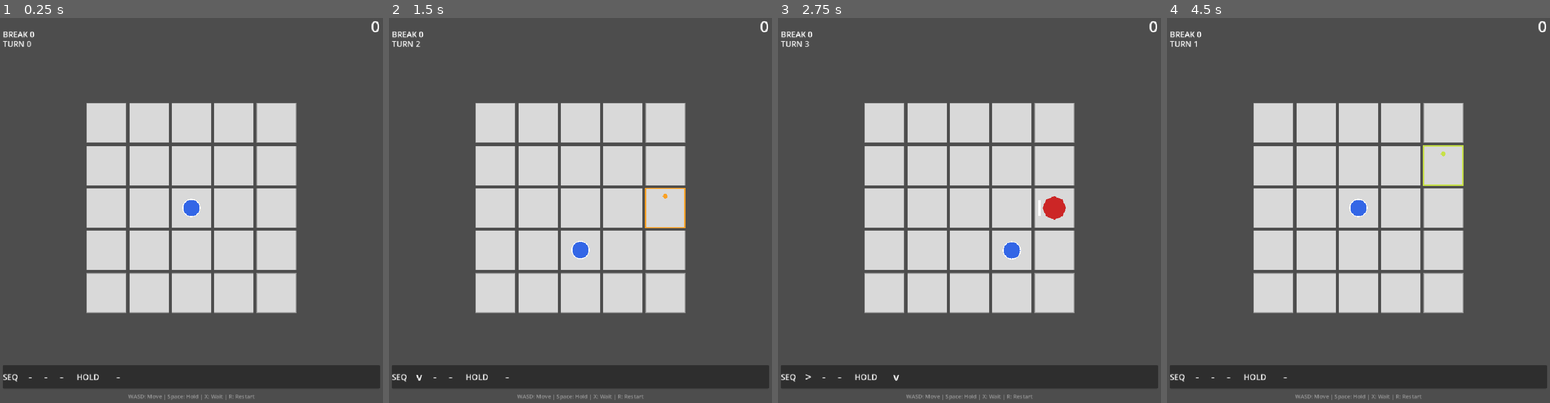
Above: before the commit, frames 1-4 (left to right).
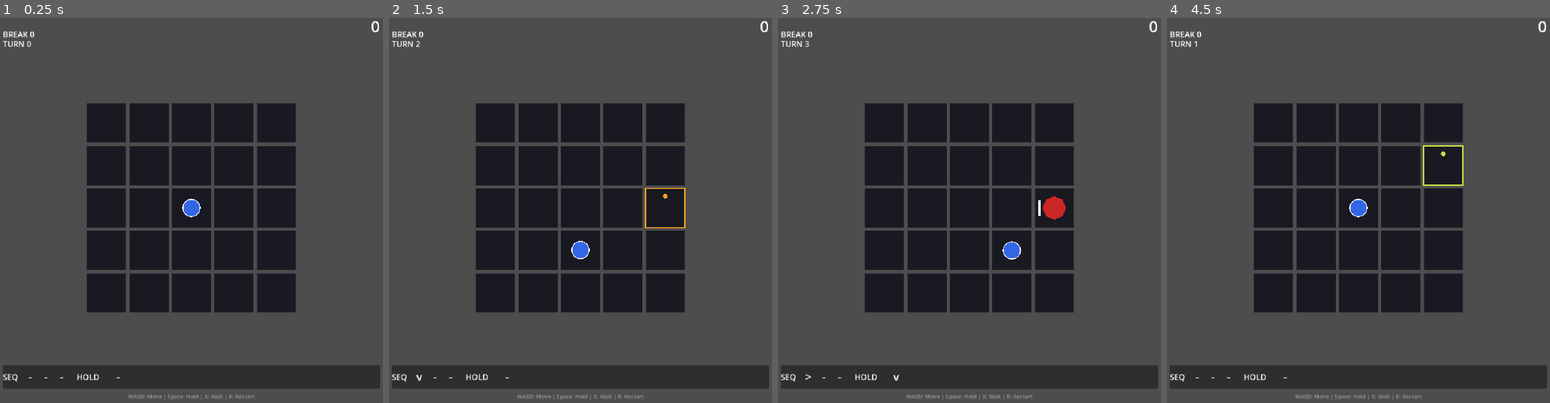
Above: after the commit, the same moments.

Repository: Periodev/DIR
Game: Godot game, scene res://main.tscn
The game is run twice, just before and just after one commit, with the same random seed, the same clock (stepped at 60 frames per second) and the same inputs.
Inputs:
- Up to frame 1 (0.25 s): no input
- Up to frame 2 (1.5 s): tap Enter at 0.5 s; hold Right 0.53-1.28 s; tap R at 0.6 s; tap Space at 0.77, 1.25 s; hold Down from 1.28 s (still down); tap X at 1.35 s
- Up to frame 3 (2.75 s): tap Space at 1.52 s; tap Enter at 2, 2.1 s; release Down at 2.03 s; hold Right from 2.03 s (still down)
- Up to frame 4 (4.5 s): tap Space at 2.75, 3.02, 3.77, 4.25 s; release Right at 2.78 s; hold Up 2.78-3.53 s; tap Z at 2.85 s; tap Enter at 3.5 s; hold Left from 3.53 s (still down); tap R at 3.6 s; tap X at 4.35 s

The runs differ from the first frame. In frame 1, 26% of the frame differs, in the area x 22-78%, y 22-77%; in frame 2, 26%; in frame 3, 26%; in frame 4, 26%.

Commit message:
Refactor play_attack per-character and darken board visuals
- Player.gd: replace play_attack if/else with match dispatcher;
  each character has _attack_XXX private fn; COR DASH success uses
  pass (movement via play_move), COR DASH fail has viscous press-in
  (EXPO OUT forward + CUBIC IN_OUT return); _attack_generic shared
- Board.gd: remove COR guard on DASH success, call play_attack for
  all characters uniformly
- Cell.gd: darken background to Color(0.10, 0.10, 0.13), dim border
- HitEffect.gd: radius 33 (slightly larger than enemy), 0.16s delay,
  red→white (0.05s) then extended fade-out (0.35s)

Co-Authored-By: Claude Sonnet 4.6 <noreply@anthropic.com>

Diff:
--- a/DIR/godot_project/scripts/Board.gd
+++ b/DIR/godot_project/scripts/Board.gd
@@ -154,6 +154,7 @@
 			if grid[target.y][target.x] == CharacterData.CellType.LIVE:
 				player_pos = target
 				inventory.register_move(dir)
+				player_node.play_attack(dir, true, true)
 		else:
 			_resolve_attack(dir, target, target_type)
 		if player_pos == origin:
--- a/DIR/godot_project/scripts/Cell.gd
+++ b/DIR/godot_project/scripts/Cell.gd
@@ -35,12 +35,7 @@
 
 func _draw() -> void:
 	# Background
-	var bg_color: Color
-	match cell_type:
-		CharacterData.CellType.LIVE:
-			bg_color = Color(0.85, 0.85, 0.85)
-		_:
-			bg_color = Color(0.85, 0.85, 0.85)
+	var bg_color := Color(0.10, 0.10, 0.13)
 
 	var rect = Rect2(0, 0, CELL_SIZE, CELL_SIZE)
 	draw_rect(rect, bg_color)
@@ -57,7 +52,7 @@
 	elif candidate_phase == 10:
 		draw_rect(rect, Color(0.2, 0.8, 0.9), false, 3.0)
 	else:
-		draw_rect(rect, Color(0.6, 0.6, 0.6), false, 1.0)
+		draw_rect(rect, Color(0.25, 0.25, 0.30), false, 1.0)
 
 	# Dead indicator - red octagon
 	var center = Vector2(CELL_SIZE / 2.0, CELL_SIZE / 2.0)
--- a/DIR/godot_project/scripts/HitEffect.gd
+++ b/DIR/godot_project/scripts/HitEffect.gd
@@ -1,27 +1,33 @@
 extends Node2D
 
-var diamond_scale: float = 1.0
-var diamond_alpha: float = 1.0
-const DIAMOND_RADIUS := 30.0
+var color: Color = Color(0.8, 0.15, 0.15, 1.0)
+const FLASH_RADIUS := 33.0
 
 func _ready() -> void:
-	var tw = create_tween()
-	tw.set_parallel(true)
-	tw.tween_property(self, "diamond_scale", 0.0, 0.25)
-	tw.tween_property(self, "diamond_alpha", 0.0, 0.25)
-	tw.set_parallel(false)
+	var tw := create_tween()
+	tw.tween_interval(0.16)
+	tw.tween_method(_set_color, Color(0.8, 0.15, 0.15, 1.0), Color(1.0, 1.0, 1.0, 1.0), 0.05)\
+	  .set_trans(Tween.TRANS_QUAD).set_ease(Tween.EASE_OUT)
+	tw.tween_method(_set_color, Color(1.0, 1.0, 1.0, 1.0), Color(1.0, 1.0, 1.0, 0.0), 0.35)\
+	  .set_trans(Tween.TRANS_QUAD).set_ease(Tween.EASE_IN)
 	tw.tween_callback(queue_free)
 
-func _process(_delta: float) -> void:
+func _set_color(c: Color) -> void:
+	color = c
 	queue_redraw()
 
 func _draw() -> void:
-	if diamond_alpha <= 0.0:
+	if color.a <= 0.0:
 		return
-	var r := DIAMOND_RADIUS * diamond_scale
-	var pts := PackedVector2Array([
-		Vector2(0, -r), Vector2(r, 0),
-		Vector2(0, r),  Vector2(-r, 0)
+	var r := FLASH_RADIUS
+	var octagon := PackedVector2Array([
+		Vector2(0, -r),
+		Vector2(r * 0.7, -r * 0.7),
+		Vector2(r, 0),
+		Vector2(r * 0.7, r * 0.7),
+		Vector2(0, r),
+		Vector2(-r * 0.7, r * 0.7),
+		Vector2(-r, 0),
+		Vector2(-r * 0.7, -r * 0.7),
 	])
-	var color := Color(0.85, 0.15, 0.15, diamond_alpha)
-	draw_polygon(pts, PackedColorArray([color, color, color, color]))
+	draw_polygon(octagon, PackedColorArray([color, color, color, color, color, color, color, color]))
--- a/DIR/godot_project/scripts/Player.gd
+++ b/DIR/godot_project/scripts/Player.gd
@@ -83,20 +83,47 @@
 			  .set_trans(Tween.TRANS_CUBIC).set_ease(Tween.EASE_IN_OUT)
 
 func play_attack(dir: int, success: bool, is_dash: bool = false) -> void:
+	match character_name:
+		"COR": _attack_COR(dir, success, is_dash)
+		"PLN": _attack_PLN(dir, success, is_dash)
+		"EXE": _attack_EXE(dir, success, is_dash)
+		"GRD": _attack_GRD(dir, success, is_dash)
+		_:     _attack_generic(dir, success)
+
+func _attack_COR(dir: int, success: bool, is_dash: bool) -> void:
 	var dv: Vector2i = CharacterData.DIR_VECTOR[dir]
 	var origin := position
-	if character_name == "COR" and is_dash and not success:
-		# Overlap 10% into enemy cell (cell_step=108, near edge=58, +10% of 100 = 68px)
-		var tip := origin + Vector2(dv) * 68.0
+	if is_dash and success:
+		pass  # 移動到目標格由 play_move 處理，不需回彈
+	elif is_dash and not success:
+		# 同樣壓入感，但無停留，慢速黏滯回彈
+		var tip := origin + Vector2(dv) * 45.0
 		var tw := create_tween()
-		tw.tween_property(self, "position", tip, 0.10)\
-		  .set_trans(Tween.TRANS_QUAD).set_ease(Tween.EASE_IN)
-		tw.tween_property(self, "position", origin, 0.10)\
+		tw.tween_property(self, "position", tip, 0.16)\
 		  .set_trans(Tween.TRANS_EXPO).set_ease(Tween.EASE_OUT)
-		return
+		tw.tween_property(self, "position", origin, 0.22)\
+		  .set_trans(Tween.TRANS_CUBIC).set_ease(Tween.EASE_IN_OUT)
+	else:
+		_attack_generic(dir, success)
+
+func _attack_PLN(dir: int, success: bool, is_dash: bool) -> void:
+	if is_dash and success:
+		pass  # position handled by play_move
+	else:
+		_attack_generic(dir, success)
+
+func _attack_EXE(dir: int, success: bool, _is_dash: bool) -> void:
+	_attack_generic(dir, success)
+
+func _attack_GRD(dir: int, success: bool, _is_dash: bool) -> void:
+	_attack_generic(dir, success)
+
+func _attack_generic(dir: int, success: bool) -> void:
+	var dv: Vector2i = CharacterData.DIR_VECTOR[dir]
+	var origin := position
 	var lunge_dist: float = 30.0 if success else 12.0
-	var out_dur: float  = 0.08 if success else 0.05
-	var back_dur: float = 0.12 if success else 0.10
+	var out_dur: float    = 0.08 if success else 0.05
+	var back_dur: float   = 0.12 if success else 0.10
 	var tip := origin + Vector2(dv) * lunge_dist
 	var tw := create_tween()
 	tw.tween_property(self, "position", tip, out_dur)\
